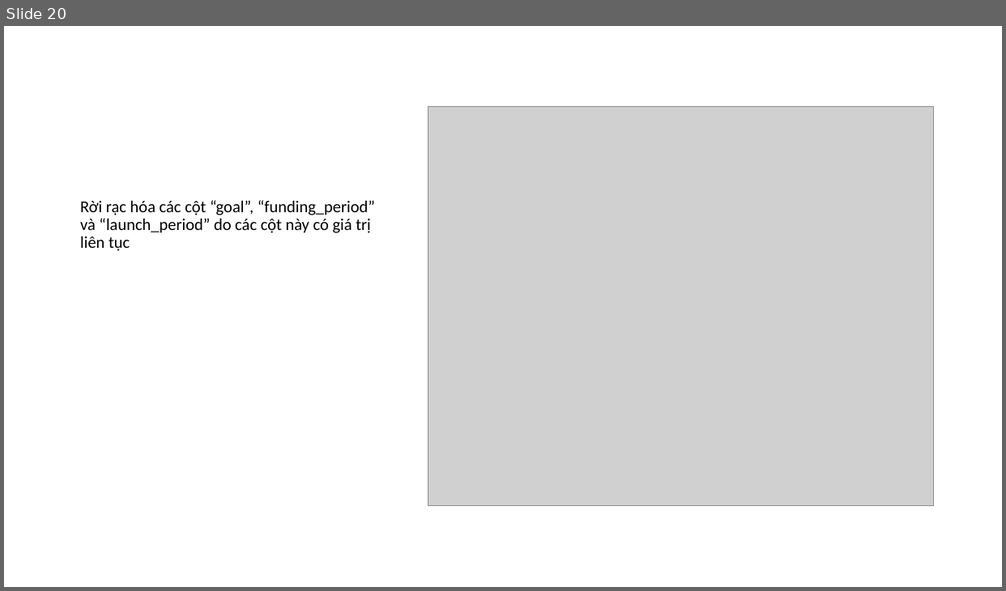
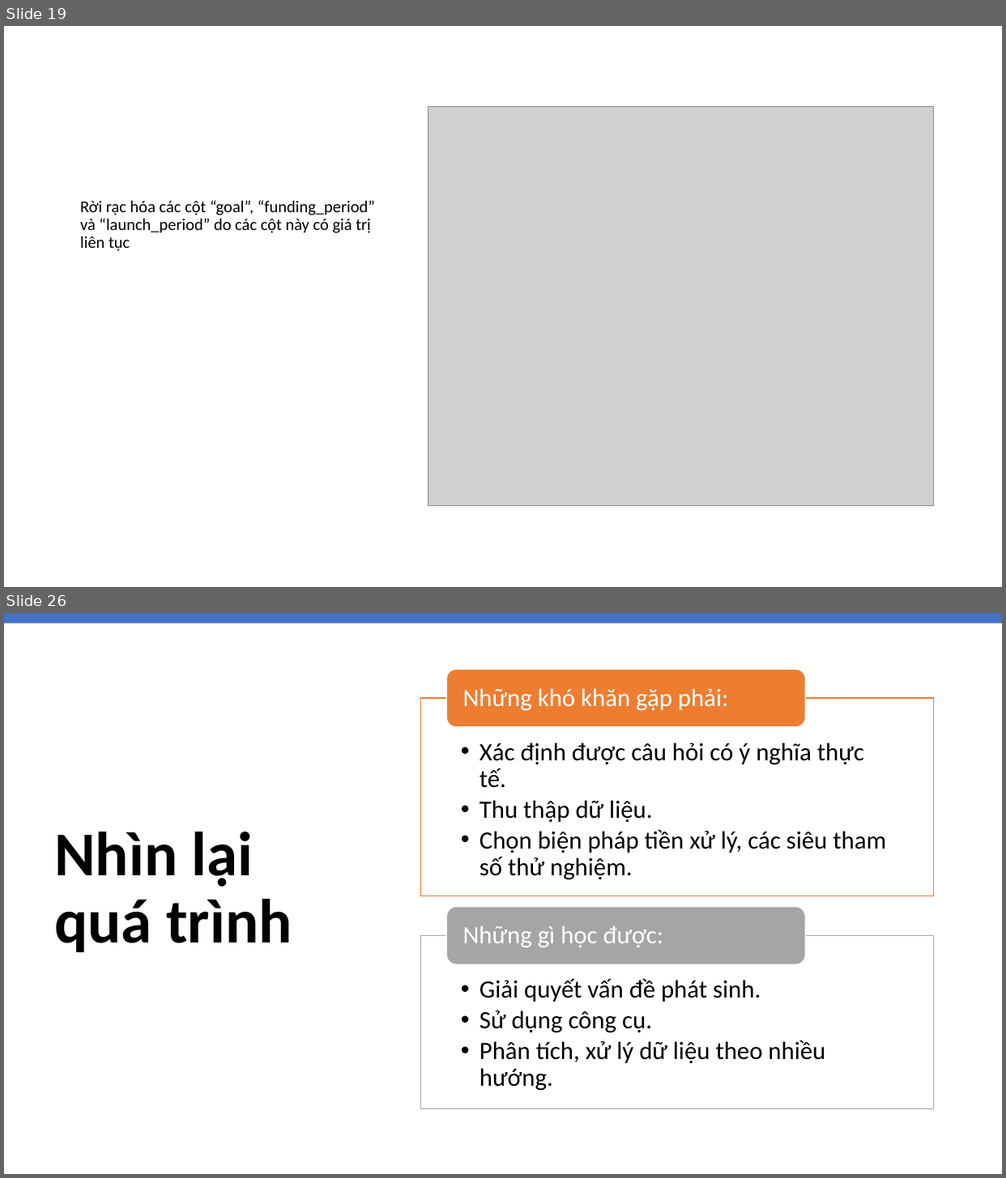
Before and after one commit to XQuyTran/DataScience_Project_HCMUS, a slide deck: presentation/Slide.pptx. Shown one above the other, each under a label of ours: slide 20 before the commit, slides 19 and 26 after it; the slides between them are not shown. The pictures are 1006x591 and 1006x1178 pixels, drawn with LibreOffice and Linux fonts; fonts in the diff are those of the drawing; grey boxes stand for pictures. Boxes give left, top, right and bottom in pixels: in the first picture for what was removed or moved away, otherwise in the second. Text is boxed around its words. In the diff, an @@ line names an element or a change of style, - is before the commit and + after.

```diff
--- a/presentation/Slide.pptx
+++ b/presentation/Slide.pptx
@@ slide 26 added at [4, 613, 1002, 1174], background #FFFFFF @@
@@ rectangle added at [4, 613, 1002, 623], fill #4472C4 @@
@@ title added at [54, 832, 292, 952], 60 pt, text #000000, bold @@
+Nhìn lại quá trình
@@ group added at [421, 669, 934, 1109]: 4 texts, 2 rectangles, 2 rounded rectangles @@
+  • Xác định được câu hỏi có ý nghĩa thực tế.
+  • Thu thập dữ liệu.
+  • Chọn biện pháp tiền xử lý, các siêu tham số thử nghiệm.
+Những khó khăn gặp phải:
+  • Giải quyết vấn đề phát sinh.
+  • Sử dụng công cụ.
+  • Phân tích, xử lý dữ liệu theo nhiều hướng.
+Những gì học được:
@@ what was slide 20 is now slide 19 @@
```
Also in this commit, not shown: 9 slides changed, 8 other slides added, 5 slides removed, 1 other file.
